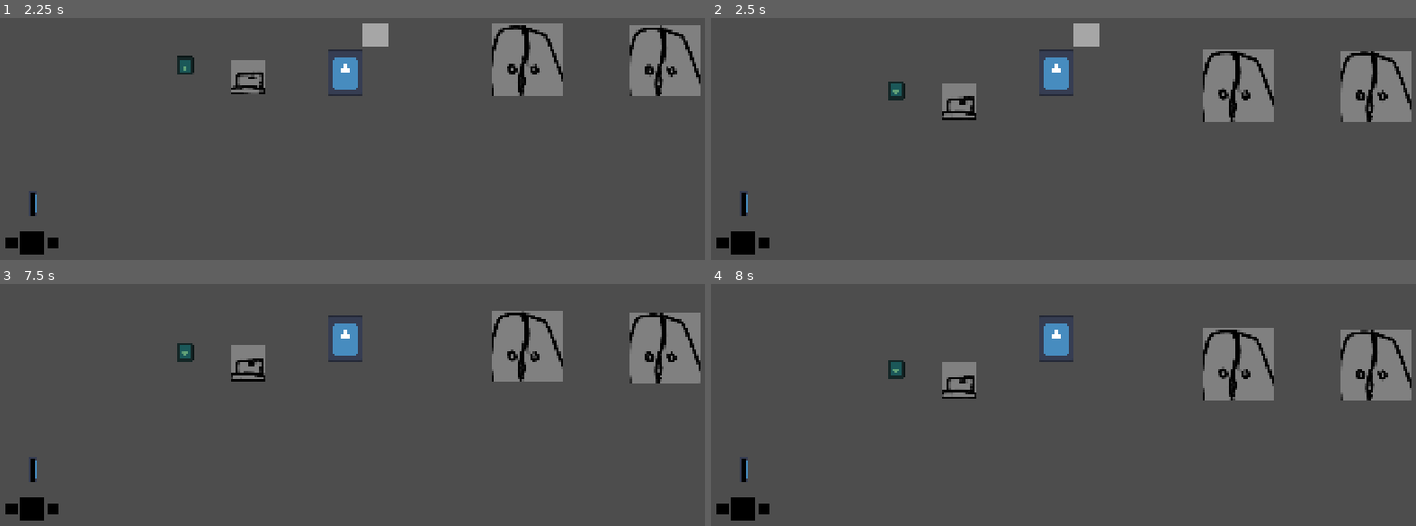
Above: before the commit, frames 1-4 (two rows, left to right).
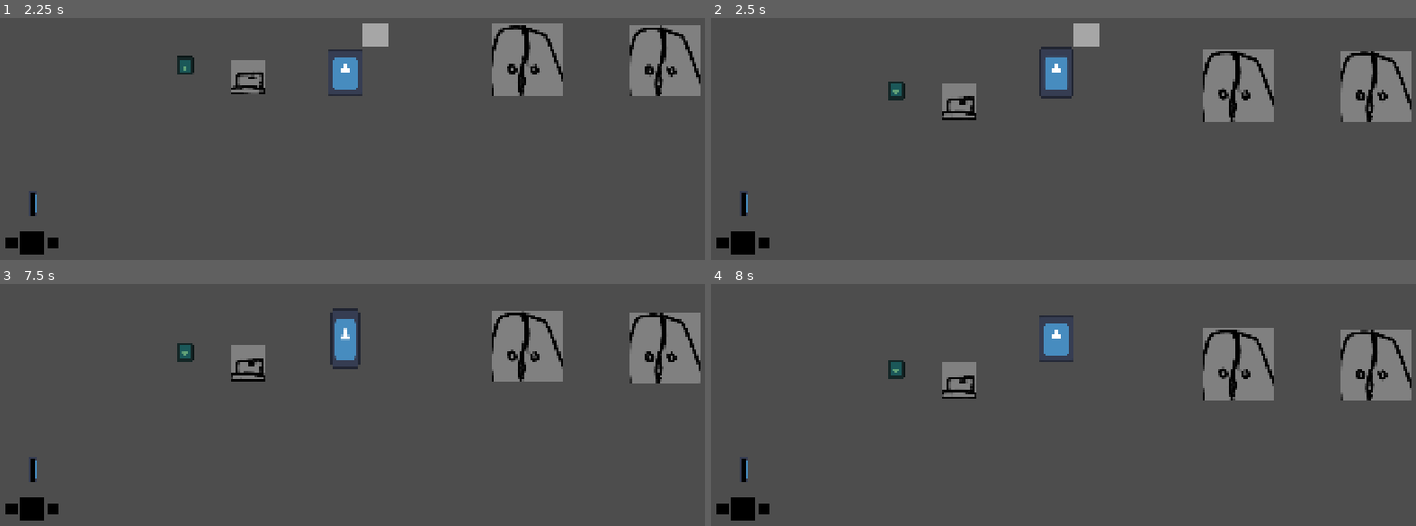
Above: after the commit, the same moments.

Repository: YhagoTomasini/Exlabers_Felpojam_026
Game: Godot game, scene res://Cenas/sala_de_testes.tscn
Same seed, same stepped clock (60 frames per second), same inputs: the game is played once before the commit and once after it. The engine's default icon, where the game draws it, is replaced by a stand-in: a white triangle on a blue panel in a dark square.
Inputs (mouse positions are in pixels of both pictures, inside the frame that each line leads up to):
- Up to frame 1 (2.25 s): move the mouse to (500, 51) at 0.52 s; hold Up (ui_up) 0.53-1.28 s; hold E (UI_move_right) 0.53-2.03 s; move the mouse to (204, 93) at 1.27 s; click (204, 93) at 1.35 s; tap Up (ui_up) at 1.52, 1.55, 1.82 s; move the mouse to (outside the picture) at 2.02 s; hold Q (UI_move_left) from 2.03 s (still down); hold Right mouse button (clickRight) from 2.03 s (still down)
- Up to frame 2 (2.5 s): keep holding Q (UI_move_left); keep holding Right mouse button (clickRight); tap Up (ui_up) at 2.3 s
- Up to frame 3 (7.5 s): move the mouse to (310, 419) at 2.77 s; release Q (UI_move_left) at 2.78 s; release Right mouse button (clickRight) at 2.78 s; hold E (UI_move_right) 2.78-4.28 s; tap Up (ui_up) at 2.85, 3.02, 3.32, 4.52, 4.55, 4.82, 6.02, 6.05, 6.32, 6.77, 6.8, 7.07, 7.35 s; move the mouse to (564, 400) at 3.52 s; hold Up (ui_up) 3.53-4.28 s; click (564, 400) at 3.6 s; tap Enter at 4.25 s; move the mouse to (outside the picture) at 4.27 s; hold Q (UI_move_left) 4.28-5.03 s; right-click (outside the picture) at 4.35 s; move the mouse to (380, 339) at 5.02 s; hold E (UI_move_right) 5.03-5.78 s; hold Up (ui_up) 5.03-5.78 s; tap Space at 5.75 s; move the mouse to (outside the picture) at 5.77 s; hold Q (UI_move_left) 5.78-7.28 s; click (outside the picture) at 5.85 s; move the mouse to (500, 317) at 6.52 s; hold Right mouse button (clickRight) 6.53-7.28 s; move the mouse to (204, 359) at 7.27 s; hold E (UI_move_right) from 7.28 s (still down)
- Up to frame 4 (8 s): keep holding E (UI_move_right); tap Up (ui_up) at 7.52, 7.82 s

Frame 1 is identical in both runs. In frame 2, 0.3% of the frame differs, in the area x 46-52%, y 11-34%; in frame 3, 0.5%, in the area x 46-52%, y 10-36%; in frame 4, nothing differs.

Commit message:
Tween pulo

Diff:
--- a/felpojams-dos-exlabers/Codigos/personagem_principal.gd
+++ b/felpojams-dos-exlabers/Codigos/personagem_principal.gd
@@ -44,6 +44,7 @@
 
 	#Se estiver no chão e não estiver em um ciano pula normal
 	if Input.is_action_just_pressed("ui_up") and can_jump and !noCianoB:
+		jump_tween()
 		velocity.y = -jump_velocity
 		is_jumping = true
 	#Se estiver no ciano pode precionar que você sobe devagar... até sair do ciano
@@ -106,17 +107,21 @@
 			if noCianoI <= 0:
 				noCianoB = false
 
-func empurra(knockback_force := Vector2.ZERO,duration := 0.25):
-	if knockback_force != Vector2.ZERO:
-		knockback_vector = knockback_force
-		var knockback_tween := get_tree().create_tween()
-		knockback_tween.parallel().tween_property(self, "knockback_vector", Vector2.ZERO, duration)
+#func empurra(knockback_force := Vector2.ZERO,duration := 0.25):
+	#if knockback_force != Vector2.ZERO:
+		#knockback_vector = knockback_force
+		#var knockback_tween := get_tree().create_tween()
+		#knockback_tween.parallel().tween_property(self, "knockback_vector", Vector2.ZERO, duration)
 
 
 func player_morreu():
 	Globals.refil_de_tinta()
 	get_tree().call_deferred("reload_current_scene")
 
+func jump_tween():
+	var tween = create_tween()
+	tween.tween_property(self, "scale", Vector2(0.7, 1.4), 0.1)
+	tween.tween_property(self, "scale", Vector2.ONE, 0.1)
 
 func _on_coyote_timer_timeout() -> void:
 	can_jump = false
